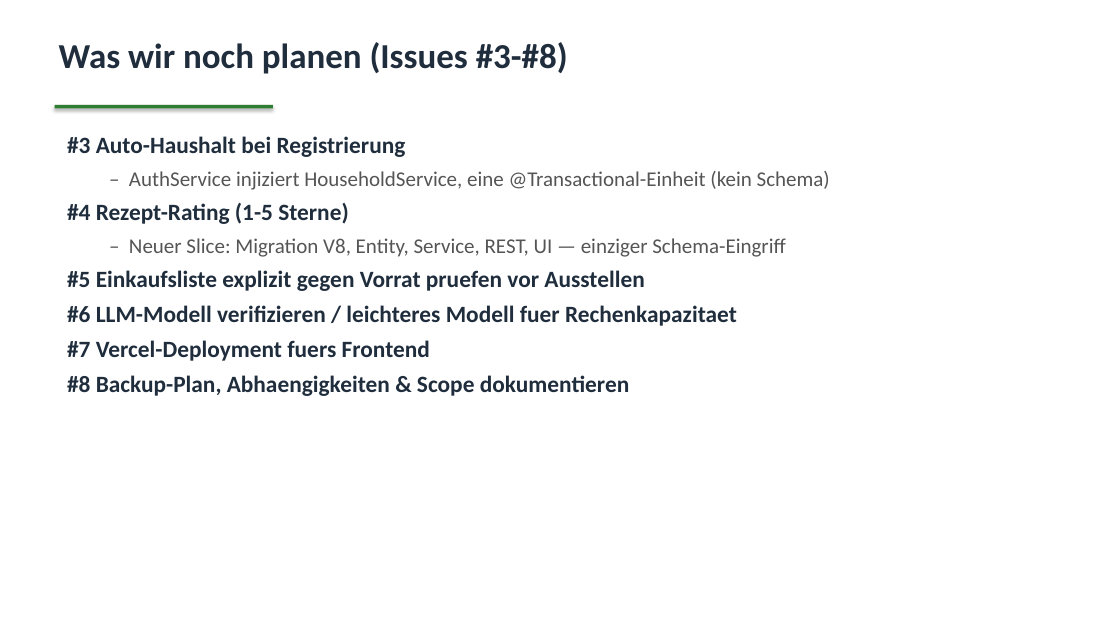
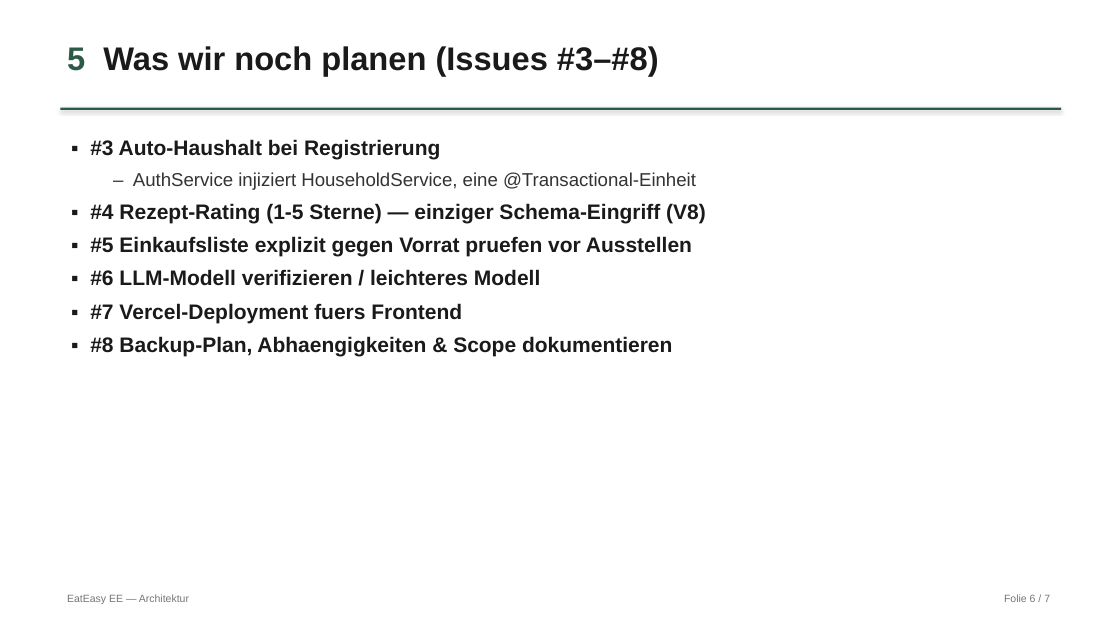
Before and after one commit to thnndnly/EatEasyRepository, a slide deck: slide 6 of EatEasy-Architektur.pptx. Drawn at 1120x630 pixels with LibreOffice and Linux fonts; fonts in the diff are those of the drawing. Boxes give left, top, right and bottom in pixels: in the first picture for what was removed or moved away, otherwise in the second. Text is boxed around its words. In the diff, an @@ line names an element or a change of style, - is before the commit and + after.

```diff
--- a/EatEasy-Architektur.pptx
+++ b/EatEasy-Architektur.pptx
@@ text at (67,46,659,76): text changed; size 30 to 28 pt; font Calibri to Arial; text colour #1F2D3D to #1A1A1A @@
-Was wir noch planen (Issues #3-#8)
+5 Was wir noch planen (Issues #3–#8)
@@ rectangle: place and size @@
-rectangle at (55,105,273,108)
+rectangle at (60,108,1061,110)
@@ rectangle at (60,108,1061,110): fill #2E7D32 to #2D5A47 @@
@@ text at (90,139,706,357): text changed; size 20 to 18 pt; font Calibri to Arial; text colour #1F2D3D to #1A1A1A @@
-#3 Auto-Haushalt bei Registrierung
-  – AuthService injiziert HouseholdService, eine @Transactional-Einheit (kein Schema)
-#4 Rezept-Rating (1-5 Sterne)
-  – Neuer Slice: Migration V8, Entity, Service, REST, UI — einziger Schema-Eingriff
-#5 Einkaufsliste explizit gegen Vorrat pruefen vor Ausstellen
-#6 LLM-Modell verifizieren / leichteres Modell fuer Rechenkapazitaet
-#7 Vercel-Deployment fuers Frontend
-#8 Backup-Plan, Abhaengigkeiten & Scope dokumentieren
+▪ #3 Auto-Haushalt bei Registrierung
+  – AuthService injiziert HouseholdService, eine @Transactional-Einheit
+▪ #4 Rezept-Rating (1-5 Sterne) — einziger Schema-Eingriff (V8)
+▪ #5 Einkaufsliste explizit gegen Vorrat pruefen vor Ausstellen
+▪ #6 LLM-Modell verifizieren / leichteres Modell
+▪ #7 Vercel-Deployment fuers Frontend
+▪ #8 Backup-Plan, Abhaengigkeiten & Scope dokumentieren
@@ text added at (67,594,189,604), 9 pt, text #777777 @@
+EatEasy EE — Architektur
@@ text added at (1004,594,1050,602), 9 pt, text #777777 @@
+Folie 6 / 7
```
Also in this commit, not shown: 6 other slides changed, 3 other files.
